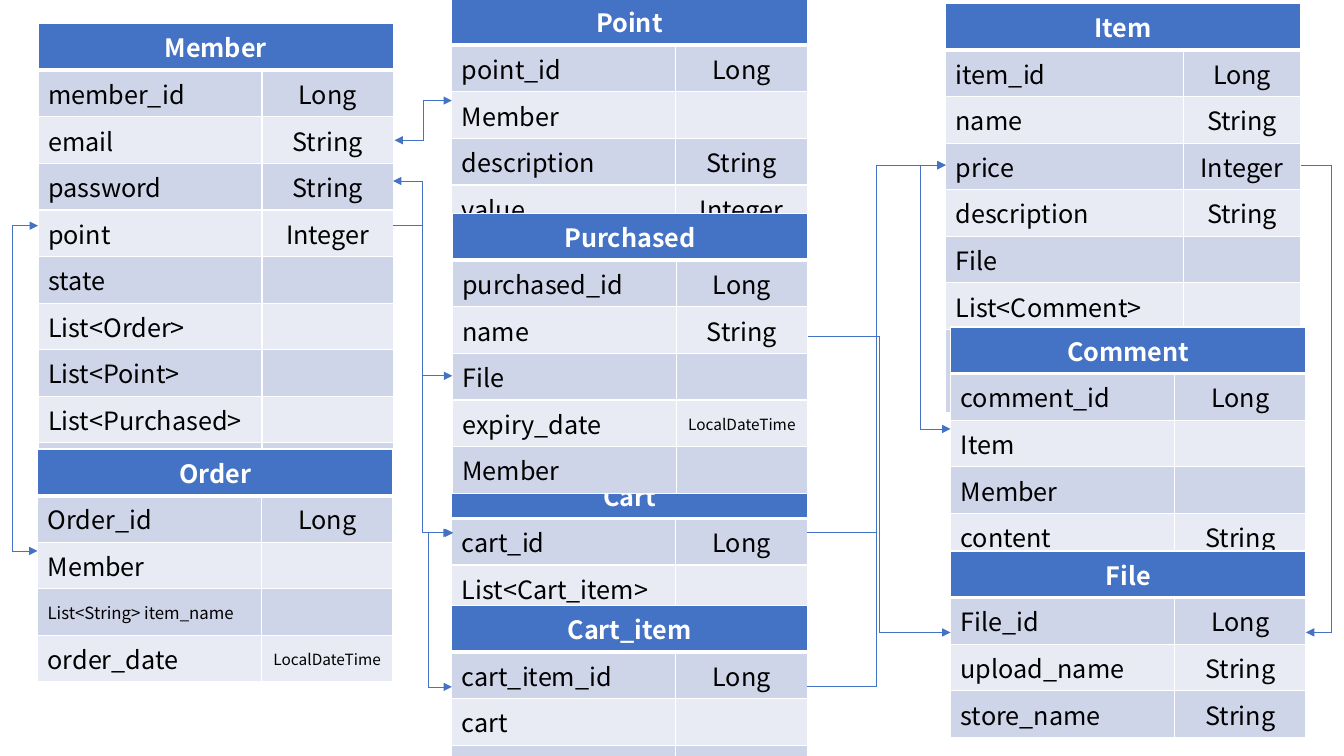
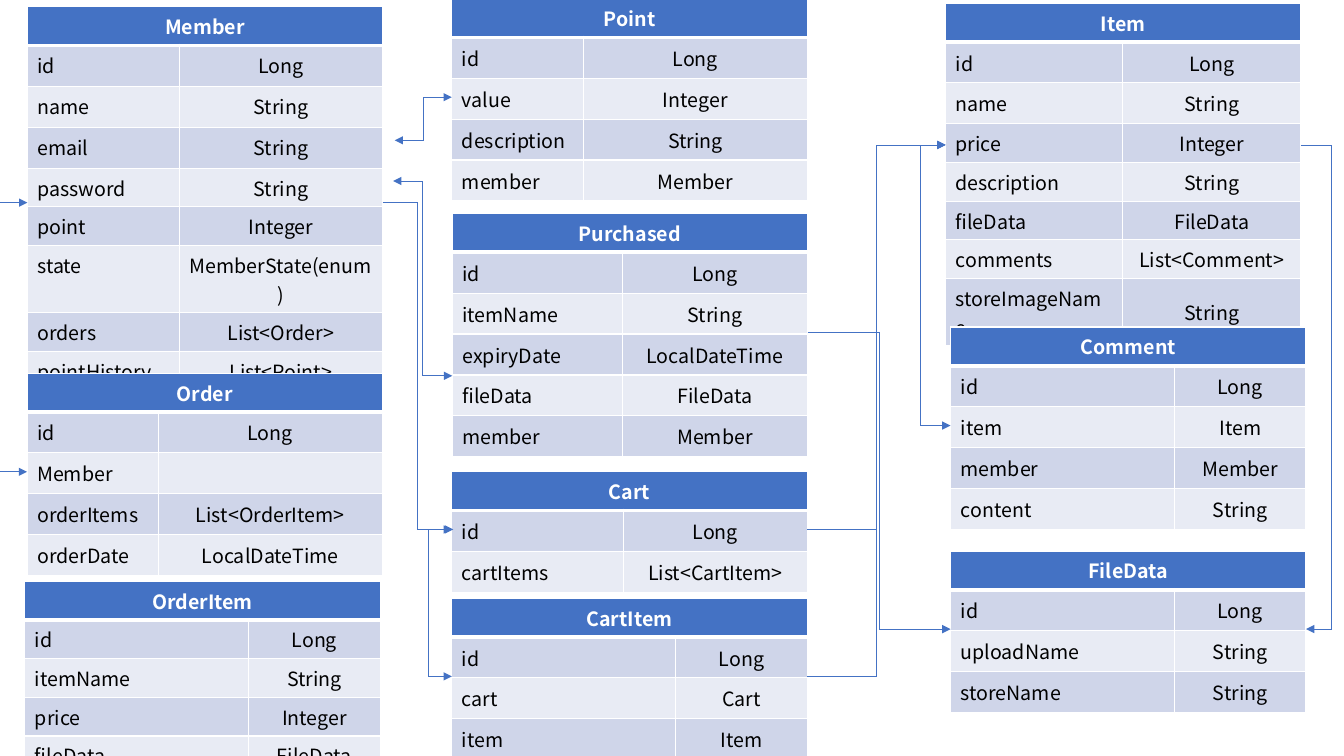
Before and after one commit to redcarrot1/Toyproject4, a slide deck: slide 1 of 설계.pptx. Drawn at 1344x756 pixels with LibreOffice and Linux fonts; fonts in the diff are those of the drawing. Boxes give left, top, right and bottom in pixels: in the first picture for what was removed or moved away, otherwise in the second. Text is boxed around its words. In the diff, an @@ line names an element or a change of style, - is before the commit and + after.

```diff
--- a/설계.pptx
+++ b/설계.pptx
@@ table at (27, 7, 383, 527) @@
-row 2: member_id | Long
+row 2: id | Long
+row 3: name | String
-row 7, column 2: 
+row 7, column 2: MemberState(enum)
-row 8, column 1: List<Order>
+row 8, column 1: orders
-row 8, column 2: 
+row 8, column 2: List<Order>
-row 9, column 1: List<Point>
+row 9, column 1: pointHistory
-row 9, column 2: 
+row 9, column 2: List<Point>
-row 10, column 1: List<Purchased>
+row 10, column 1: purchasedList
-row 10, column 2: 
+row 10, column 2: List<Purchased>
-row 11, column 1: Cart
+row 11, column 1: cart
-row 11, column 2: 
+row 11, column 2: Cart
@@ table: place and size @@
-table at (38, 23, 393, 488)
+table at (27, 7, 383, 527)
@@ table at (452, 0, 808, 197) @@
-row 2, column 1: point_id
+row 2, column 1: id
-row 3, column 1: Member
+row 3, column 1: value
-row 3, column 2: 
+row 3, column 2: Integer
-row 5, column 1: value
+row 5, column 1: member
-row 5, column 2: Integer
+row 5, column 2: Member
@@ size 18 to 14 pt in "Point", "Long", "description", "String" @@
@@ table at (946, 3, 1302, 329) @@
-row 2, column 1: item_id
+row 2, column 1: id
-row 6, column 1: File
+row 6, column 1: fileData
-row 6, column 2: 
+row 6, column 2: FileData
-row 7, column 1: List<Comment>
+row 7, column 1: comments
-row 7, column 2: 
+row 7, column 2: List<Comment>
-row 8, column 1: store_image_name
+row 8, column 1: storeImageName
@@ size 18 to 14 pt in "Item", "Long", "name", "String" and 5 more places @@
@@ elbow double arrow moved from (395, 140) - (452, 101) to (395, 140) - (452, 97) @@
@@ elbow arrow moved from (808, 687) - (946, 165) to (808, 677) - (946, 145) @@
@@ elbow arrow moved from (808, 533) - (946, 165) to (808, 529) - (946, 145) @@
@@ elbow double arrow moved from (946, 165) - (951, 430) to (946, 145) - (951, 425) @@
@@ elbow arrow moved from (1302, 165) - (1307, 632) to (1302, 145) - (1307, 629) @@
@@ elbow double arrow moved from (38, 226) - (37, 552) to (27, 203) - (27, 472) @@
@@ elbow arrow moved from (393, 226) - (452, 533) to (383, 203) - (452, 529) @@
@@ table at (453, 214, 809, 452) @@
-row 2, column 1: purchased_id
+row 2, column 1: id
-row 3, column 1: name
+row 3, column 1: itemName
-row 4, column 1: File
+row 4, column 1: expiryDate
-row 4, column 2: 
+row 4, column 2: LocalDateTime
-row 5, column 1: expiry_date
+row 5, column 1: fileData
-row 5, column 2: LocalDateTime
+row 5, column 2: FileData
-row 6, column 1: Member
+row 6, column 1: member
-row 6, column 2: 
+row 6, column 2: Member
@@ size 18 to 14 pt in "Purchased", "Long", "String" @@
@@ table at (951, 327, 1306, 526) @@
-row 2, column 1: comment_id
+row 2, column 1: id
-row 3, column 1: Item
+row 3, column 1: item
-row 3, column 2: 
+row 3, column 2: Item
-row 4, column 1: Member
+row 4, column 1: member
-row 4, column 2: 
+row 4, column 2: Member
@@ size 18 to 14 pt in "Comment", "Long", "content", "String" @@
@@ elbow arrow moved from (808, 336) - (951, 632) to (808, 333) - (951, 629) @@
@@ table at (27, 373, 383, 571) @@
-row 2, column 1: Order_id
+row 2, column 1: id
-row 4, column 1: List<String> item_name
+row 4, column 1: orderItems
-row 4, column 2: 
+row 4, column 2: List<OrderItem>
-row 5, column 1: order_date
+row 5, column 1: orderDate
@@ size 18 to 14 pt in "Order", "Long", "Member" @@
@@ size 11 to 14 pt in "LocalDateTime" @@
@@ table: place and size @@
-table at (37, 449, 392, 677)
+table at (27, 373, 383, 571)
@@ table at (452, 472, 807, 587) @@
-row 2, column 1: cart_id
+row 2, column 1: id
-row 3, column 1: List<Cart_item>
+row 3, column 1: cartItems
-row 3, column 2: 
+row 3, column 2: List<CartItem>
@@ size 18 to 14 pt in "Cart", "Long" @@
@@ elbow double arrow moved from (454, 533) - (452, 687) to (454, 529) - (452, 677) @@
@@ table at (951, 552, 1306, 709) @@
-row 1, column 1: File
+row 1, column 1: FileData
-row 2, column 1: File_id
+row 2, column 1: id
-row 3, column 1: upload_name
+row 3, column 1: uploadName
-row 4, column 1: store_name
+row 4, column 1: storeName
@@ size 18 to 14 pt in "Long", "String", "String" @@
@@ table added at (25, 582, 380, 756), 6 rows, 2 columns @@
+OrderItem | 
+id | Long
+itemName | String
+price | Integer
+fileData | FileData
+order | Order
@@ table at (452, 599, 807, 755) @@
-row 1, column 1: Cart_item
+row 1, column 1: CartItem
-row 2, column 1: cart_item_id
+row 2, column 1: id
-row 3, column 2: 
+row 3, column 2: Cart
-row 4, column 2: 
+row 4, column 2: Item
@@ size 18 to 14 pt in "Long", "cart", "item" @@
@@ table: place and size @@
-table at (452, 606, 807, 756)
+table at (452, 599, 807, 755)
```
Also in this commit, not shown: 1 slide added, 29 other files.
